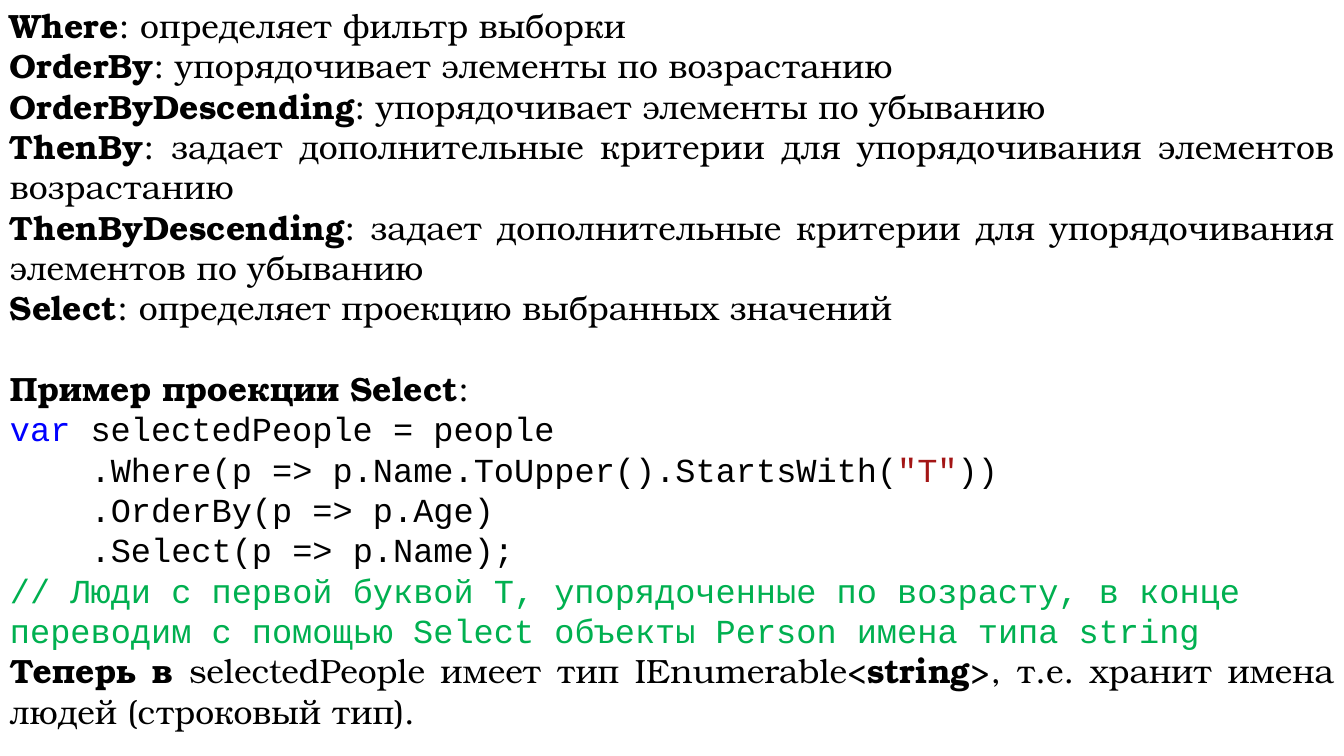
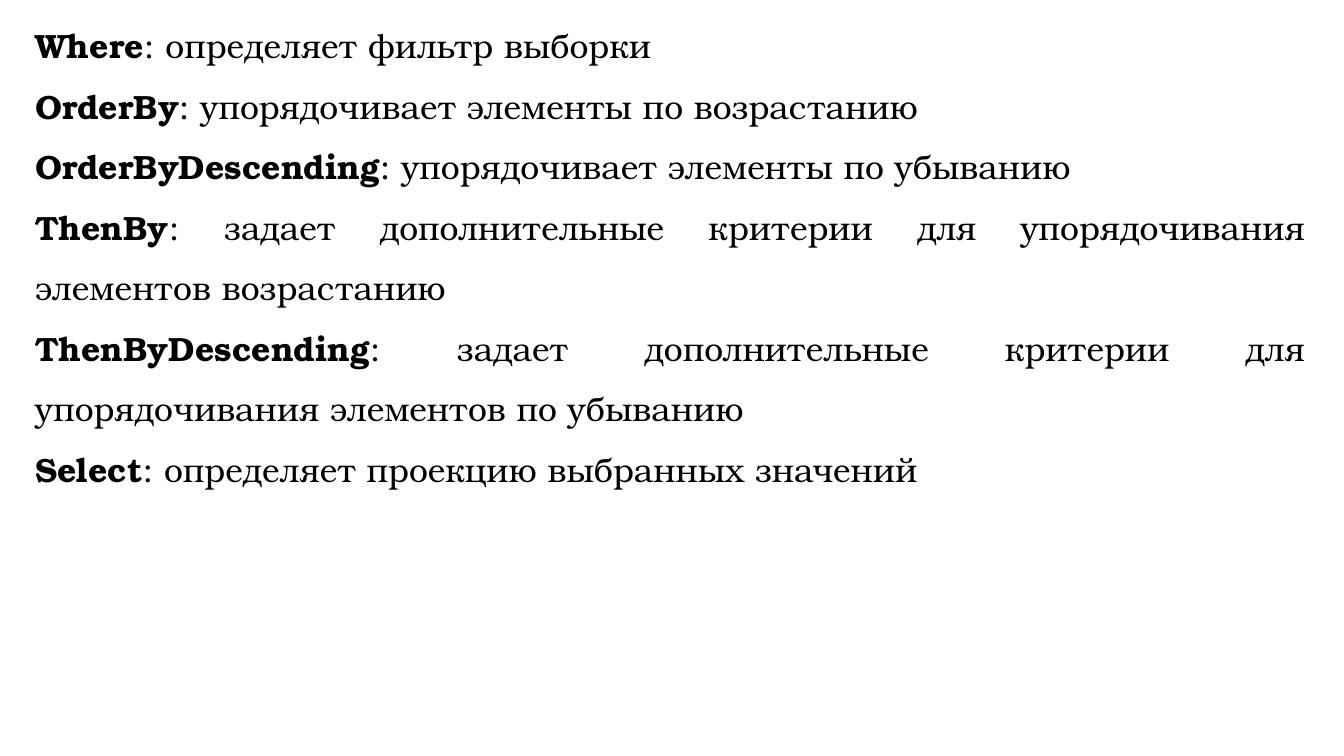
Before and after one commit to DaniilKlyukin/ITiP-2, a slide deck: slide 6 of Лекции/ИТиП 2 лек 8.pptx (slide 11 before the commit). Drawn at 1344x756 pixels with LibreOffice and Linux fonts; fonts in the diff are those of the drawing. Boxes give left, top, right and bottom in pixels: in the first picture for what was removed or moved away, otherwise in the second. Text is boxed around its words. In the diff, an @@ line names an element or a change of style, - is before the commit and + after.

```diff
--- a/Лекции/ИТиП 2 лек 8.pptx
+++ b/Лекции/ИТиП 2 лек 8.pptx
@@ text "Where: определяет фильтр выборки": place and size @@
-text "Where: определяет фильтр выборки" at bbox=[10, 13, 1335, 732]
+text "Where: определяет фильтр выборки" at bbox=[35, 33, 1305, 490]
@@ text "Where: определяет фильтр выборки" at bbox=[35, 33, 1305, 490]: line spacing 1 to 1.5 @@
@@ text at bbox=[10, 376, 1335, 732]: paragraphs removed @@
-Пример проекции Select:
-var selectedPeople = people
-.Where(p => p.Name.ToUpper().StartsWith("T"))
-.OrderBy(p => p.Age)
-.Select(p => p.Name);
-// Люди с первой буквой T, упорядоченные по возрасту, в конце переводим с помощью Select объекты Person имена типа string
-Теперь в selectedPeople имеет тип IEnumerable<string>, т.е. хранит имена людей (строковый тип).
```
Also in this commit, not shown: 11 other slides changed, 4 slides added, 6 slides removed, 8 other files.
